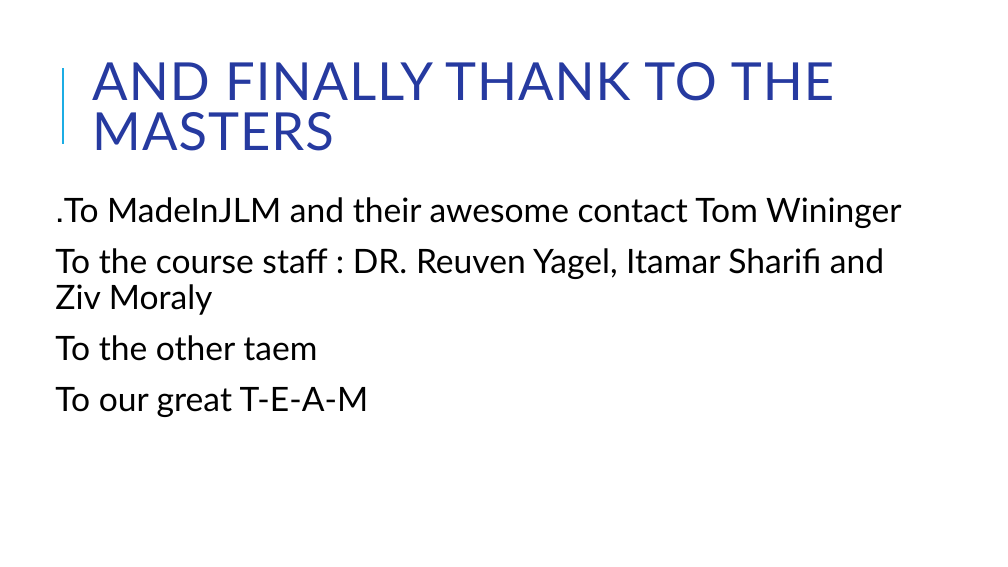
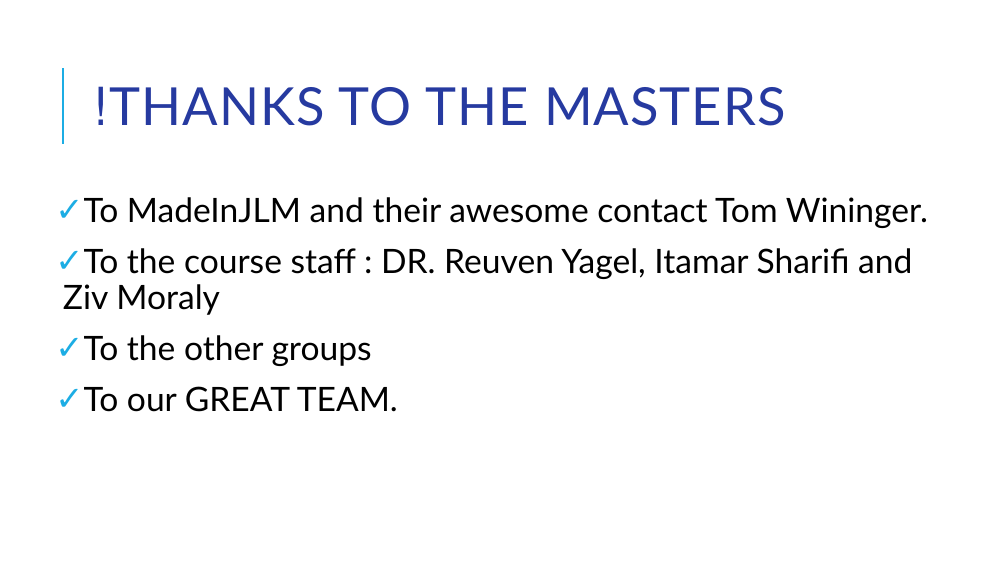
Before and after one commit to RoiZundak/madeJLM-Company, a slide deck: slide 6 of SDF-Software Ducument Folder/ActiveC presentation.pptx. Drawn at 1008x567 pixels with LibreOffice and Linux fonts; fonts in the diff are those of the drawing; background and template pictures are left out. Boxes give left, top, right and bottom in pixels: in the first picture for what was removed or moved away, otherwise in the second. Text is boxed around its words. In the diff, an @@ line names an element or a change of style, - is before the commit and + after.

```diff
--- a/SDF-Software Ducument Folder/ActiveC presentation.pptx
+++ b/SDF-Software Ducument Folder/ActiveC presentation.pptx
@@ title at box(110, 87, 786, 126): text changed @@
-AND FINALLY THANK TO THE MASTERS
+THANKS TO THE MASTERS!
@@ text at box(63, 197, 928, 315): bullet   to ✓ @@
@@ text at box(84, 335, 398, 412): text changed @@
-  To the other taem
-  To our great T-E-A-M
+✓ To the other groups
+✓ To our GREAT TEAM.
```
Also in this commit, not shown: 4 other slides changed, 1 slide added, 1 slide removed.
